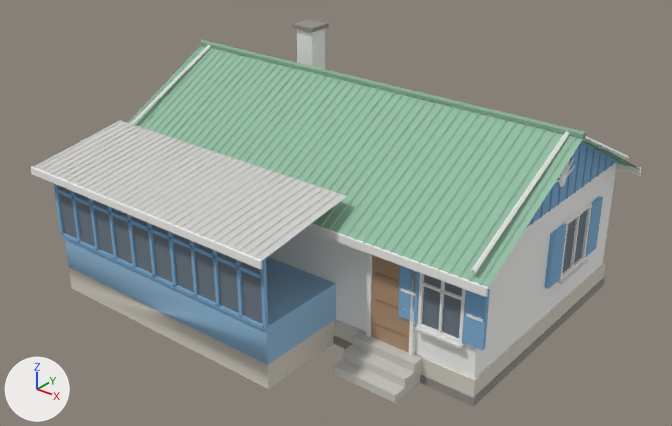
The OBJ model Assets/Game/Models/Houses/KG_House_Veranda.obj as it was, and as the next commit left it.
Camera for both pictures: a 50 mm lens placed at (12.35, -16.56, 11.59), pointed at (0.18, -1.34, 2.15). The axes (+X, +Y, +Z) are drawn at lower left. The lights are the same throughout. The older version comes first. Where no turn or scale is listed for an object, it has been applied to the vertices. Vertices at exactly the same position are counted once.

Names of what the first picture shows: 'KG_House_Veranda'.
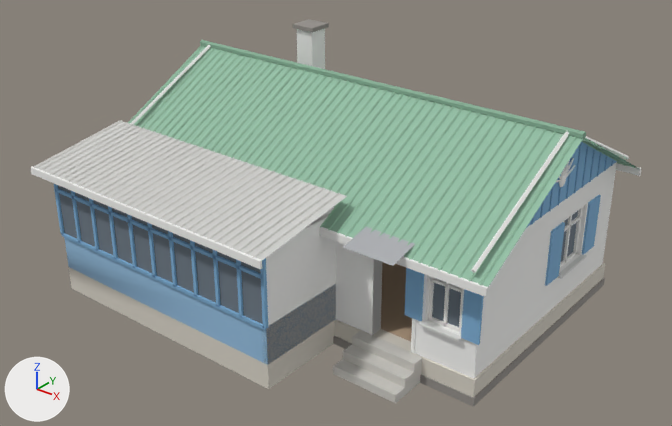
The change, as a diff of the scene's bpy script:
```diff
--- a/Assets/Game/Models/Houses/KG_House_Veranda.obj.py
+++ b/Assets/Game/Models/Houses/KG_House_Veranda.obj.py
@@ mat_kg_house_veranda_floor @@
+mat_kg_house_veranda_floor = principled_material('KG_House_Veranda_Floor')
+mat_kg_house_veranda_floor.base_color = (0.5, 0.36, 0.24)  # beige #bca286
+mat_kg_house_veranda_floor.roughness = 0.9
@@ mat_kg_house_veranda_ceiling @@
+mat_kg_house_veranda_ceiling = principled_material('KG_House_Veranda_Ceiling')
+mat_kg_house_veranda_ceiling.base_color = (0.95, 0.95, 0.93)  # white #f9f9f7
+mat_kg_house_veranda_ceiling.roughness = 0.9
@@ mat_kg_house_veranda_curtain @@
+mat_kg_house_veranda_curtain = principled_material('KG_House_Veranda_Curtain')
+mat_kg_house_veranda_curtain.base_color = (0.97, 0.96, 0.92)  # white #fcfaf6
+mat_kg_house_veranda_curtain.roughness = 0.9
@@ me_kg_house_veranda @@
 # used by ob_kg_house_veranda; location = (0.0, 0.0, 0.0)
-me_kg_house_veranda.from_pydata(...)  # 2103 vertices, 1728 faces; spans x -5.4..5.4, y -5.62..3.53, z 0.0..5.7
+me_kg_house_veranda.from_pydata(...)  # 2392 vertices, 2010 faces; spans x -5.4..5.4, y -5.62..3.53, z 0.0..5.7
+# me_kg_house_veranda part 1: a new loose piece, a box spanning x 4.17..4.23, y -2.91..-2.79, z 1.45..2.75, in mat_kg_house_veranda_frame (white #f8f8f5)
+# me_kg_house_veranda part 2: a new loose piece, a box spanning x 3.8..4.6, y -2.91..-2.79, z 2.356..2.416, in mat_kg_house_veranda_frame (white #f8f8f5)
+# me_kg_house_veranda part 3: a new loose piece, a box spanning x 3.72..4.68, y -3.12..-3.0, z 1.4..1.45, in mat_kg_house_veranda_sill (white #e7e7e5)
+# me_kg_house_veranda part 4: the loose piece of 8 vertices spanning x 3.21..3.66, y -3.1..-3.0, z 1.4..2.7 is rebuilt with 8 vertices and now spans x 3.33..3.73, y -3.05..-3.0, z 1.45..2.75
+# me_kg_house_veranda part 5: the loose piece of 8 vertices spanning x 4.74..5.19, y -3.1..-3.0, z 1.4..2.7 is rebuilt with 8 vertices and now spans x 4.67..5.07, y -3.05..-3.0, z 1.45..2.75
+# me_kg_house_veranda part 6: the loose piece of 8 vertices spanning x 5.0..5.1, y 1.64..2.19, z 1.4..2.7 is rebuilt with 8 vertices and now spans x 5.0..5.05, y 1.62..2.17, z 1.45..2.75
+# me_kg_house_veranda part 7: the loose piece of 8 vertices spanning x 5.0..5.1, y -0.19..0.36, z 1.4..2.7 is rebuilt with 8 vertices and now spans x 5.0..5.05, y -0.17..0.38, z 1.45..2.75
+# me_kg_house_veranda part 8: 27 loose pieces with 268 vertices, spanning x -5.16..5.16, y -3.16..3.16, z 0.95..2.77, are deleted
+# me_kg_house_veranda part 9: 2 vertices moved from x 2.5..3.5, y -3.06, z 2.7 to x 2.5..3.5, y -2.7, z 2.7; 104 vertices removed from x -5.09..5.09, y -3.1..3.03, z 0.6..2.79; 429 vertices added at x -5.05..5.12, y -5.2..3.05, z 0.53..3.3
+# other edits to the shape of me_kg_house_veranda do not show in these pictures
 me_kg_house_veranda.materials.append(mat_kg_house_veranda_plinthdark)
@@ me_kg_house_veranda @@
 me_kg_house_veranda.materials.append(mat_kg_house_veranda_fascia)
-me_kg_house_veranda.materials.append(mat_kg_house_veranda_door)  # beige #b59576
-me_kg_house_veranda.materials.append(mat_kg_house_veranda_doortrim)  # brown #a68669
 me_kg_house_veranda.materials.append(mat_kg_house_veranda_frame)
@@ me_kg_house_veranda @@
 me_kg_house_veranda.materials.append(mat_kg_house_veranda_chimneycap)
+me_kg_house_veranda.materials.append(mat_kg_house_veranda_floor)  # beige #bca286
+me_kg_house_veranda.materials.append(mat_kg_house_veranda_ceiling)  # white #f9f9f7
+me_kg_house_veranda.materials.append(mat_kg_house_veranda_curtain)  # white #fcfaf6
```

Changed parts and their boxes (x1, y1, x2, y2) in the pictures (672 x 426 px):
part 1 of me_kg_house_veranda, added
    after: (443, 282, 450, 327)
part 2 of me_kg_house_veranda, added
    after: (430, 278, 462, 293)
part 3 of me_kg_house_veranda, added
    after: (418, 321, 462, 341)
part 4 of me_kg_house_veranda, rebuilt
    before: (398, 265, 420, 324)
    after: (404, 268, 424, 321)
part 5 of me_kg_house_veranda, rebuilt (17% narrower, 8% shorter)
    before: (462, 289, 490, 350)
    after: (461, 289, 484, 345)
part 6 of me_kg_house_veranda, rebuilt
    before: (585, 196, 603, 257)
    after: (582, 195, 601, 255)
part 7 of me_kg_house_veranda, rebuilt (12% narrower)
    before: (544, 224, 567, 289)
    after: (545, 222, 565, 285)
part 8 of me_kg_house_veranda, deleted (mostly hidden)
    before: (374, 215, 588, 349)
part 9 of me_kg_house_veranda, reshaped
    before: (366, 202, 592, 355)
    after: (262, 162, 617, 397)
